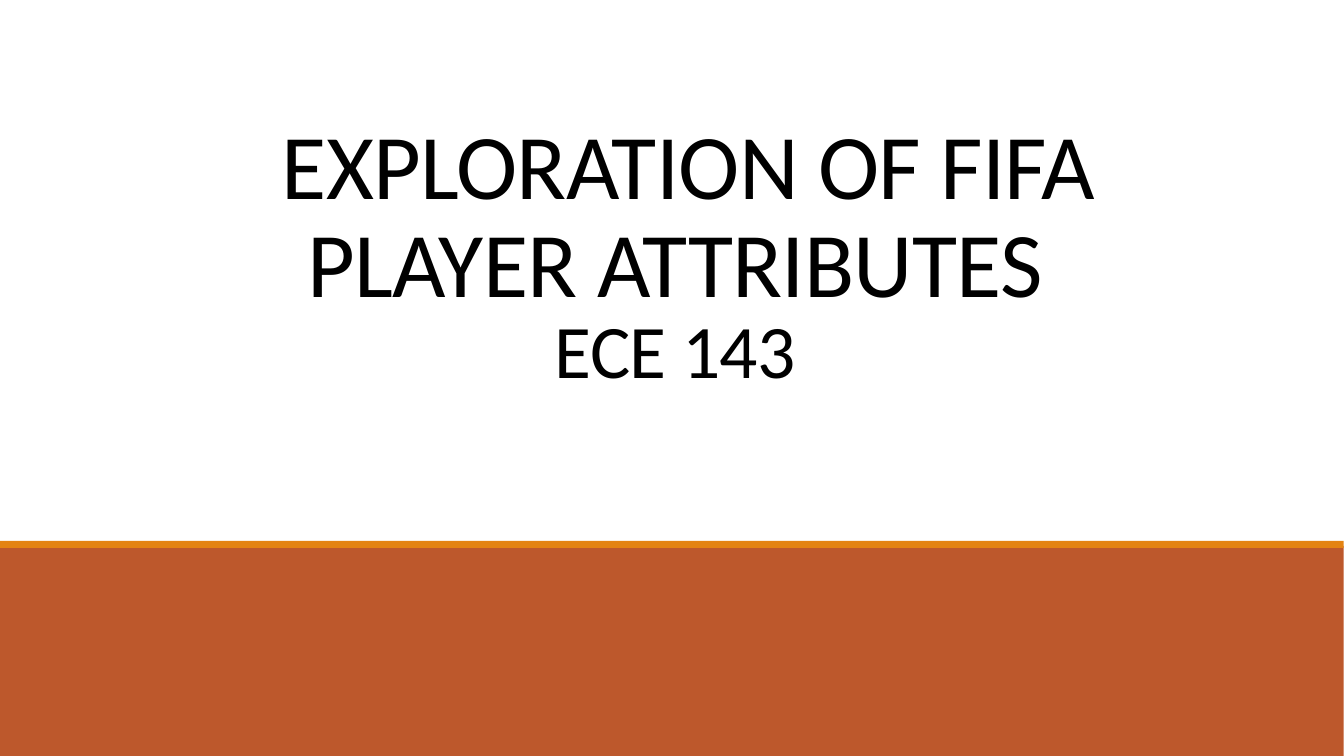
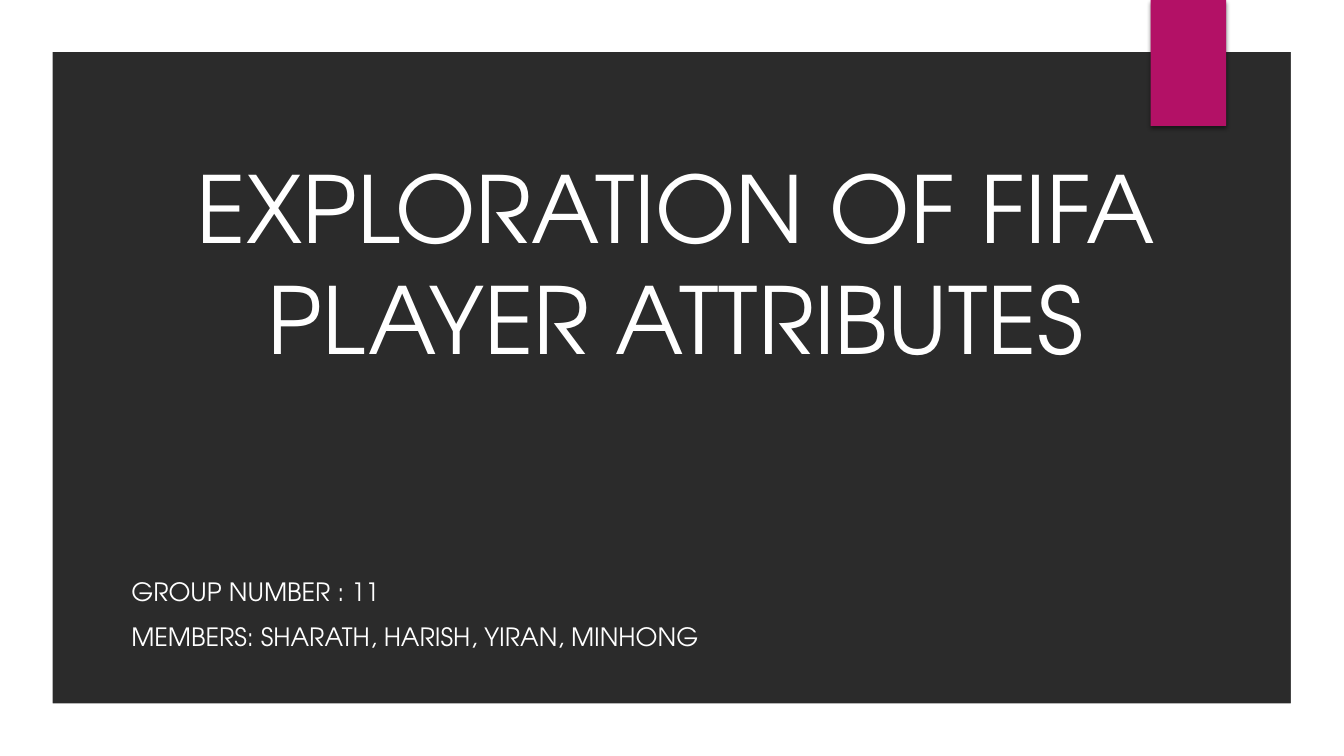
Before and after one commit to sharax/ECE_143_Group_11, a slide deck: slide 1 of ECE_143.pptx. Drawn at 1344x756 pixels with LibreOffice and Linux fonts; fonts in the diff are those of the drawing; background and template pictures are left out; a plain dark background stands for a picture behind light text. Boxes give left, top, right and bottom in pixels: in the first picture for what was removed or moved away, otherwise in the second. Text is boxed around its words. In the diff, an @@ line names an element or a change of style, - is before the commit and + after.

```diff
--- a/ECE_143.pptx
+++ b/ECE_143.pptx
@@ background #FFFFFF to picture (left out) @@
@@ rectangle removed at (0,0,1344,756) @@
@@ freeform shape added at (0,0,1344,756), fill #FFFFFF @@
@@ rectangle added at (1150,0,1226,126), fill #B31166 @@
@@ title at (197,173,1155,355): text changed; font Calibri to TeX Gyre Adventor; text colour #000000 to #FFFFFF @@
-EXPLORATION OF FIFA PLAYER ATTRIBUTES
-ECE 143
+EXPLORATION OF FIFA PLAYER ATTRIBUTES
@@ rectangle removed at (0,546,1344,756) @@
@@ rectangle removed at (0,541,1344,548) @@
@@ subtitle added at (131,582,698,648), 18 pt, text #FFFFFF @@
+GROUP NUMBER : 11
+MEMBERS: SHARATH, HARISH, YIRAN, MINHONG
@@ rectangle removed at (0,706,1344,756) @@
@@ rectangle removed at (0,699,1344,706) @@
```
Also in this commit, not shown: 16 other slides changed, 1 slide added.
